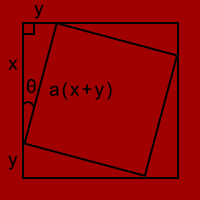
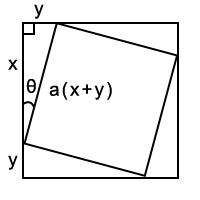
The second 200 x 200 image is a revision of the first. Changes to its layers:
hid "图层 1" over [0, 0, 200, 200]
